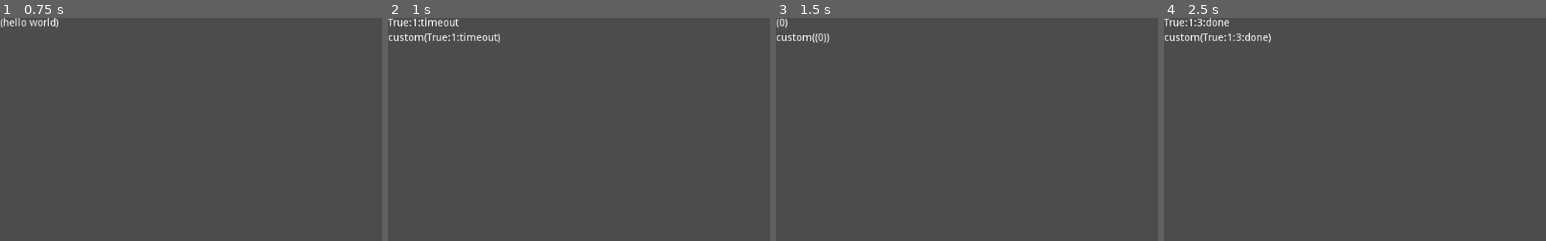
Above: before the commit, frames 1-4 (left to right).
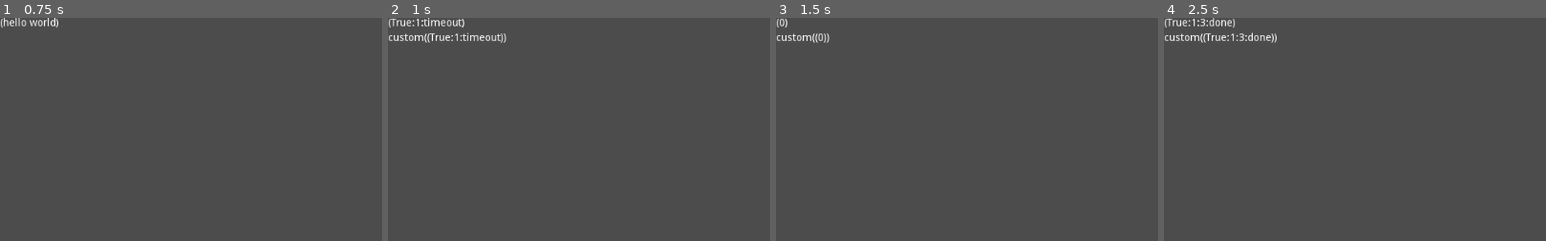
Above: after the commit, the same moments.

Repository: jamie-pate/godot-code-coverage
Game: Godot game, scene res://Spatial.tscn
Two runs of this game, one before a commit and one after it. Both use one fixed random seed, a clock stepped at 60 frames per second and the inputs below.
Inputs:
- Up to frame 1 (0.75 s): tap Enter at 0.5 s
- Up to frame 2 (1 s): no input
- Up to frame 3 (1.5 s): tap Space at 1.25 s
- Up to frame 4 (2.5 s): tap Enter at 2 s
The pictures show only the part of the screen within x 0-50%, y 0-50%; the shares and areas given below are measured in that part.

Frame 1 is identical in both runs. In frame 2, 0.8% of the frame differs, in the area x 0-31%, y 0-12%; in frame 3, nothing differs; in frame 4, 0.8%.

Commit message:
Detach and instrument scripts recursively from all object properties of autoloads.

Diff:
--- a/Autoload1.gd
+++ b/Autoload1.gd
@@ -1,7 +1,10 @@
 extends Node
+
+const Other := preload("res://Other.gd")
 
 signal formatting()
 
+var other := Other.new()
 var _initted := false
 var _ready := '0'
 
@@ -13,4 +16,4 @@
 
 func fmt(value: String):
 	emit_signal('formatting')
-	return '%s:%s:%s' % [_initted, _ready, value]
+	return other.fmt('%s:%s:%s' % [_initted, _ready, value])
--- a/Other.gd
+++ b/Other.gd
@@ -1,4 +1,9 @@
 extends Reference
+
+var _initted = 0
+
+func _init():
+	_initted += 1
 
 func fmt(value: String):
 	return '(%s)' % [value]
--- a/tests/post_run_hook.gd
+++ b/tests/post_run_hook.gd
@@ -6,7 +6,7 @@
 
 func run():
 	var coverage_percent = Coverage.instance().coverage_percent()
-	Coverage.instance().finalize(true)
+	Coverage.instance().finalize(coverage_percent < COVERAGE_TARGET)
 	var logger = gut.get_logger()
 	if coverage_percent < COVERAGE_TARGET:
 		logger.failed("Coverage target of %.1f%% was not met" % [COVERAGE_TARGET])
--- a/tests/test_coverage.gd
+++ b/tests/test_coverage.gd
@@ -13,3 +13,5 @@
 	assert_true(Autoload1._initted)
 	assert_eq(Autoload1._ready, '1')
 	assert_eq(Autoload2._counter, '3')
+
+	assert_eq(Autoload1.other._initted, 1)
Not shown, changed: addons/coverage/Coverage.gd
